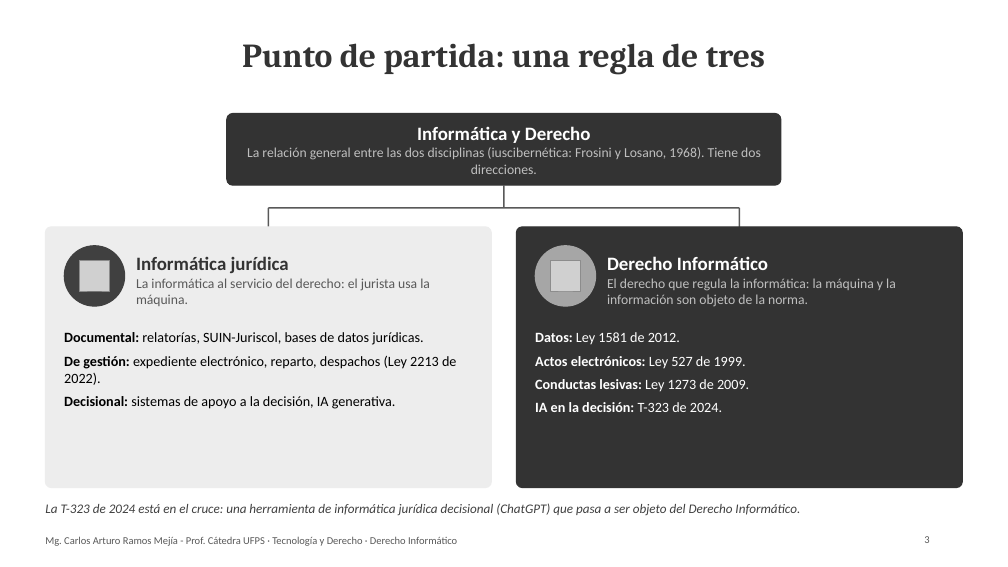
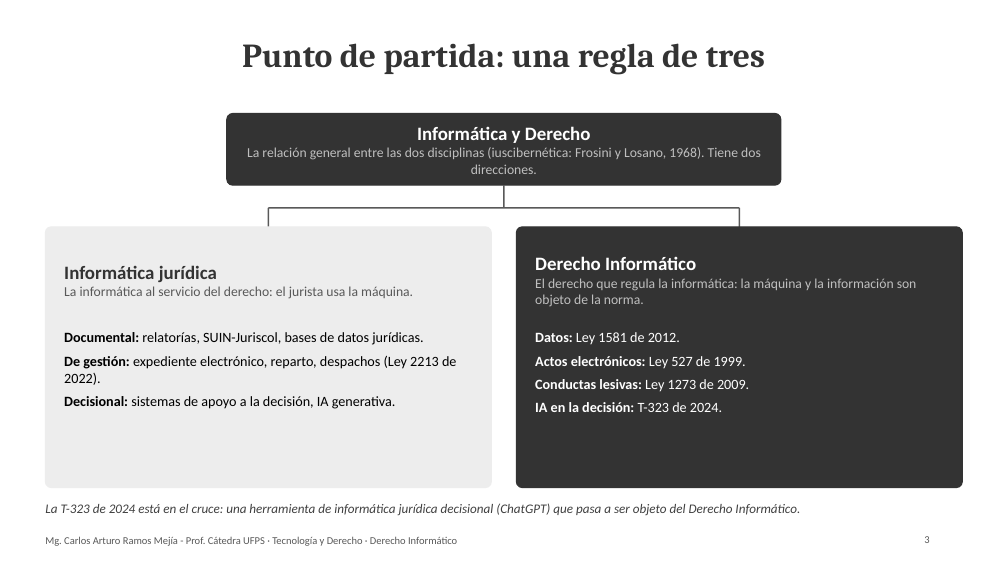
Before and after one commit to Arturoramos22/Arturoramos22, a slide deck: slide 3 of clase-derecho-informatico/DIAPOSITIVAS.pptx. Drawn at 1008x567 pixels with LibreOffice and Linux fonts; fonts in the diff are those of the drawing; grey boxes stand for pictures. Boxes give left, top, right and bottom in pixels: in the first picture for what was removed or moved away, otherwise in the second. Text is boxed around its words. In the diff, an @@ line names an element or a change of style, - is before the commit and + after.

```diff
--- a/clase-derecho-informatico/DIAPOSITIVAS.pptx
+++ b/clase-derecho-informatico/DIAPOSITIVAS.pptx
@@ text "Informática jurídica" rewrapped from (136, 256, 430, 306) to (64, 265, 413, 299) @@
@@ ellipse removed at (64, 246, 125, 306) @@
@@ picture removed at (79, 261, 110, 291) @@
@@ text "Derecho Informático" rewrapped from (607, 256, 896, 306) to (535, 256, 917, 306) @@
@@ ellipse removed at (535, 246, 596, 306) @@
@@ picture removed at (551, 261, 581, 291) @@
```
Also in this commit, not shown: 17 other slides changed, 2 other files.
